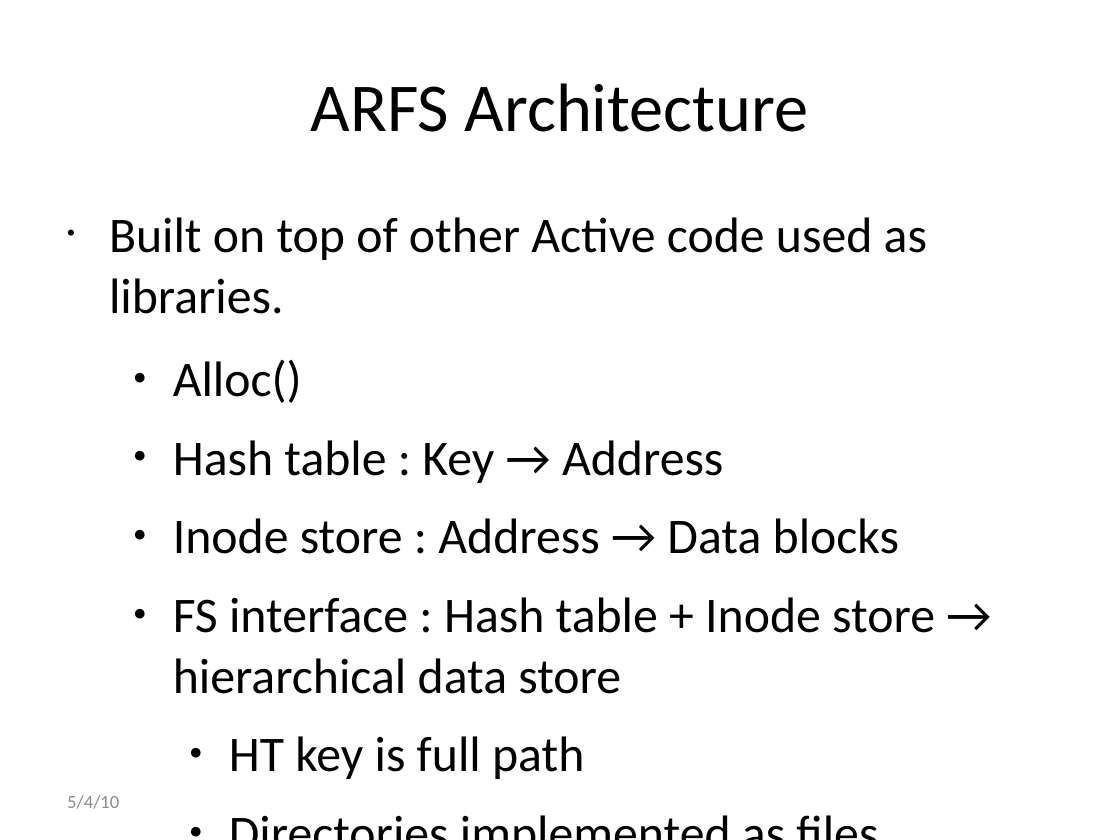
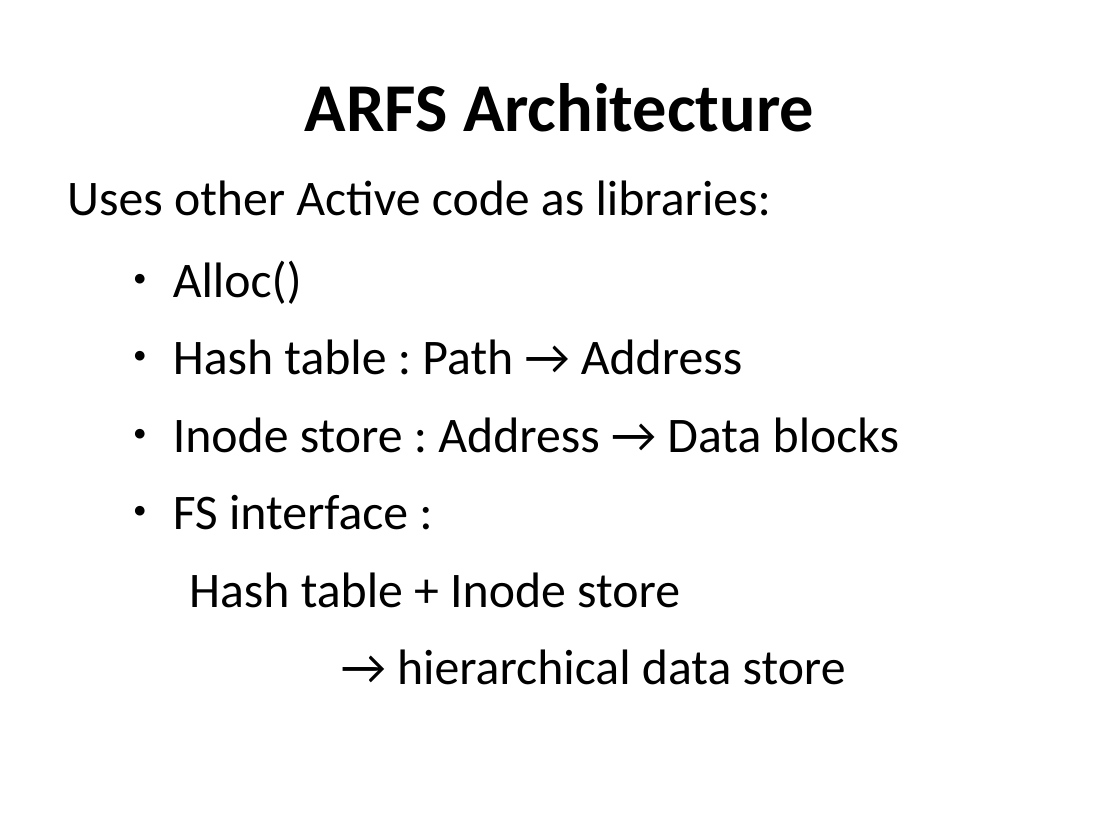
Before and after one commit to madananshul/ActiveRDMA, a slide deck: slide 12 of doc/presentation/presentation.pptx. Drawn at 1120x840 pixels with LibreOffice and Linux fonts; fonts in the diff are those of the drawing. Boxes give left, top, right and bottom in pixels: in the first picture for what was removed or moved away, otherwise in the second. Text is boxed around its words. In the diff, an @@ line names an element or a change of style, - is before the commit and + after.

Commit message:
presentation pptx and pdf

```diff
--- a/doc/presentation/presentation.pptx
+++ b/doc/presentation/presentation.pptx
@@ title "ARFS Architecture" at [305, 83, 814, 132]: bold on @@
@@ text "Uses other Active code as ...": place and size @@
-text "Uses other Active code as ..." at [109, 217, 935, 779]
+text "Uses other Active code as ..." at [67, 180, 899, 685]
@@ text at [67, 180, 771, 216]: text changed @@
-• Built on top of other Active code used as libraries.
+Uses other Active code as libraries:
@@ text at [173, 260, 899, 453]: line spacing 1.02 to 1 @@
@@ text at [173, 339, 742, 375]: text changed @@
-  ● Hash table : Key → Address
+  ● Hash table : Path → Address
@@ text at [173, 494, 846, 685]: text changed @@
-  ● FS interface : Hash table + Inode store → hierarchical data store
-    ● HT key is full path
-    ● Directories implemented as files
+  ● FS interface :
+    Hash table + Inode store
+    → hierarchical data store
@@ text removed at [67, 795, 119, 809] @@
-5/4/10
```
Also in this commit, not shown: 17 other slides changed, 1 other file.
